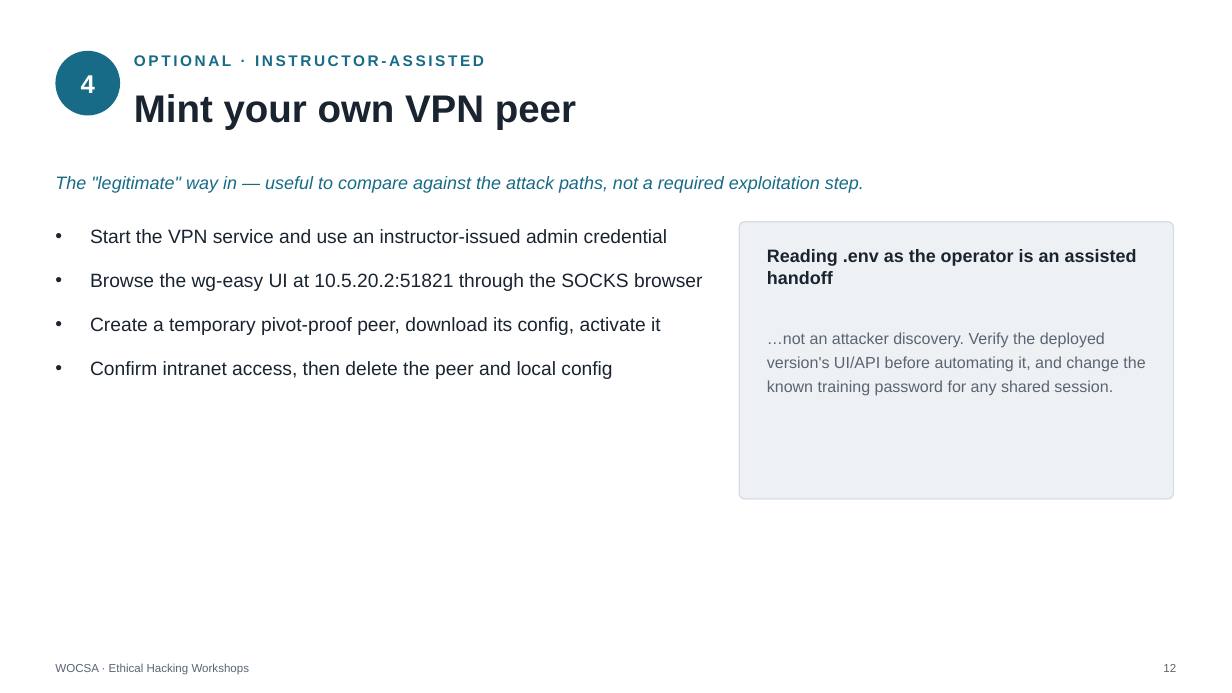
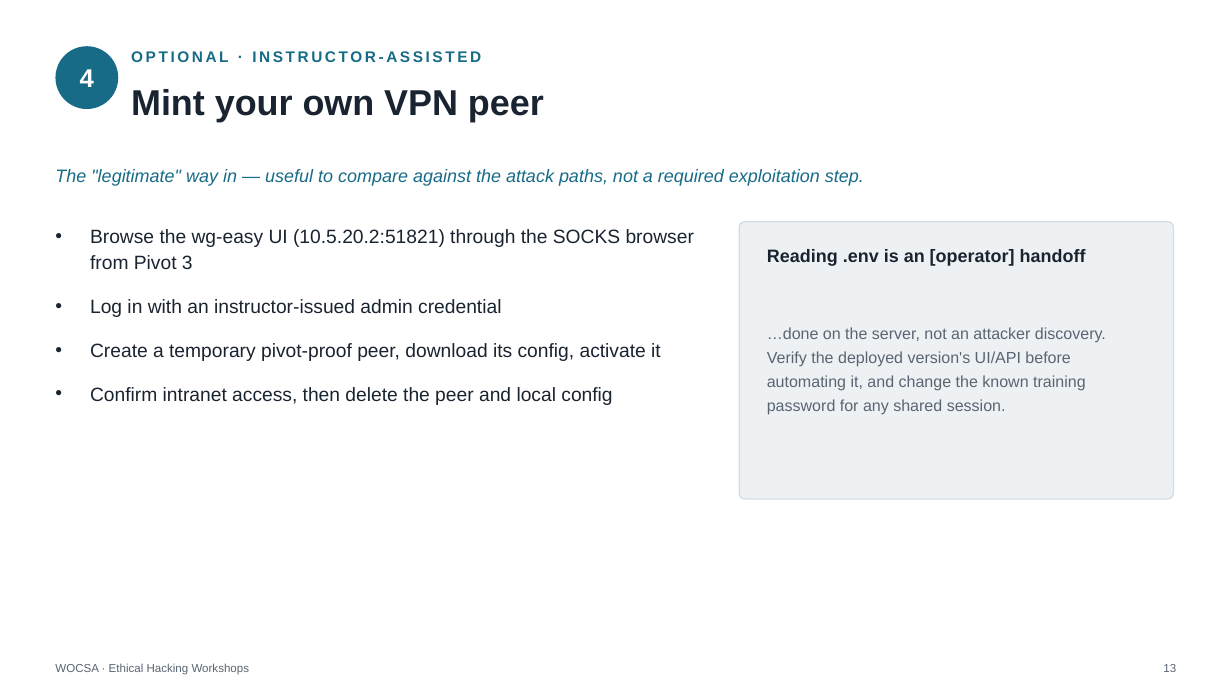
Before and after one commit to wocsa/WOCSA_Ethical_Hacking_Workshop, a slide deck: slide 13 of Network/Pivoting/WOCSA-Diapo_Pivoting_Lateral_Movement.pptx (slide 12 before the commit). Drawn at 1232x693 pixels with LibreOffice and Linux fonts; fonts in the diff are those of the drawing. Boxes give left, top, right and bottom in pixels: in the first picture for what was removed or moved away, otherwise in the second. Text is boxed around its words. In the diff, an @@ line names an element or a change of style, - is before the commit and + after.

```diff
--- a/Network/Pivoting/WOCSA-Diapo_Pivoting_Lateral_Movement.pptx
+++ b/Network/Pivoting/WOCSA-Diapo_Pivoting_Lateral_Movement.pptx
@@ 2 texts, 1 ellipse: place and size @@
-2 texts, 1 ellipse at [55, 51, 864, 193]
+2 texts, 1 ellipse at [55, 46, 864, 186]
@@ text "OPTIONAL · INSTRUCTOR-ASSISTED": place and size @@
-text "OPTIONAL · INSTRUCTOR-ASSISTED" at [134, 55, 484, 66]
+text "OPTIONAL · INSTRUCTOR-ASSISTED" at [131, 51, 481, 62]
@@ text "Mint your own VPN peer" at [131, 89, 544, 122]: size 30 to 28 pt @@
@@ text at [90, 229, 694, 317]: text changed @@
-• Start the VPN service and use an instructor-issued admin credential
-• Browse the wg-easy UI at 10.5.20.2:51821 through the SOCKS browser
+• Browse the wg-easy UI (10.5.20.2:51821) through the SOCKS browser from Pivot 3
+• Log in with an instructor-issued admin credential
@@ text at [767, 249, 1086, 266]: text changed @@
-Reading .env as the operator is an assisted handoff
+Reading .env is an [operator] handoff
@@ text at [767, 327, 1106, 415]: text changed @@
-…not an attacker discovery. Verify the deployed version's UI/API before automating it, and change the known training password for any shared session.
+…done on the server, not an attacker discovery. Verify the deployed version's UI/API before automating it, and change the known training password for any shared session.
```
Also in this commit, not shown: 10 other slides changed, 4 slides added, 3 slides removed.
